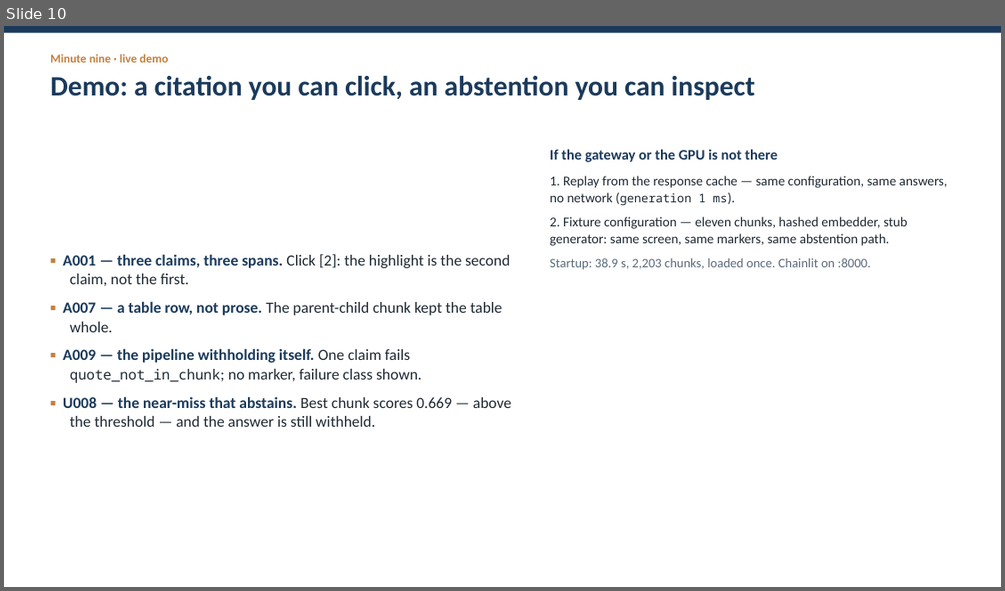
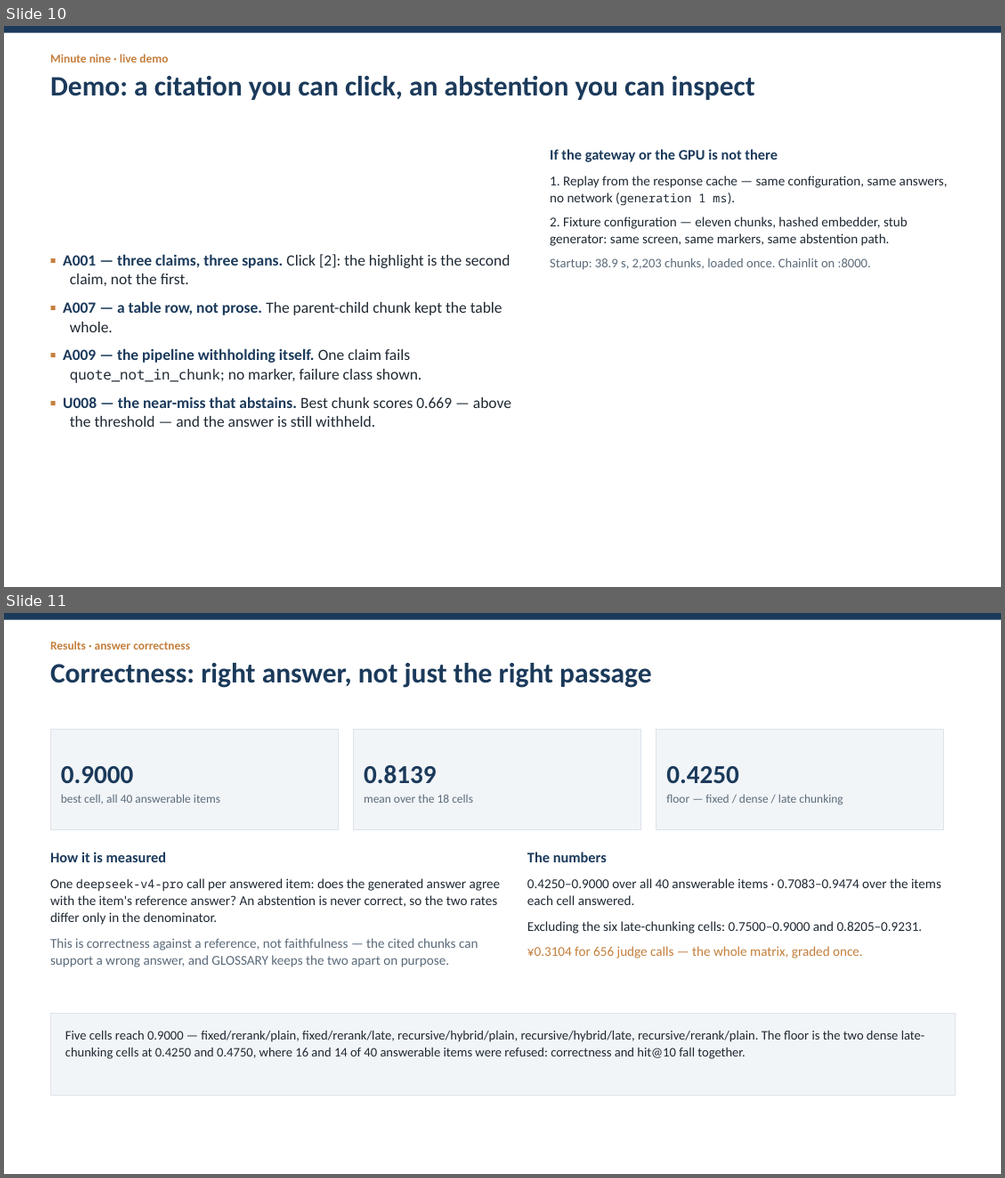
Before and after one commit to JHB11Hinson/cs5481-topic5-rag, a slide deck: reports/slides.pptx. Shown one above the other, each under a label of ours: slide 10 before the commit, slides 10 and 11 after it. The pictures are 1005x591 and 1005x1178 pixels, drawn with LibreOffice and Linux fonts; fonts in the diff are those of the drawing. Boxes give left, top, right and bottom in pixels: in the first picture for what was removed or moved away, otherwise in the second. Text is boxed around its words. In the diff, an @@ line names an element or a change of style, - is before the commit and + after.

Commit message:
report(ticket 17): final numbers pass — eighteen cells, chunking, correctness, corrected costs

```diff
--- a/reports/slides.pptx
+++ b/reports/slides.pptx
@@ slide 11 added at box(4, 613, 1001, 1174), background #FFFFFF @@
@@ rectangle added at box(4, 613, 1001, 620), fill #1B3A5B @@
@@ text added at box(50, 641, 652, 688), 27 pt, text #1B3A5B, bold @@
+Results · answer correctness
+Correctness: right answer, not just the right passage
@@ rectangle added at box(50, 729, 339, 830), fill #F2F5F8, outline #DDE3E9 0.75 pt, 11.5 pt, text #5B6B7A @@
+0.9000
+best cell, all 40 answerable items
@@ rectangle added at box(353, 729, 641, 830), fill #F2F5F8, outline #DDE3E9 0.75 pt, 11.5 pt, text #5B6B7A @@
+0.8139
+mean over the 18 cells
@@ rectangle added at box(656, 729, 944, 830), fill #F2F5F8, outline #DDE3E9 0.75 pt, 11.5 pt, text #5B6B7A @@
+0.4250
+floor — fixed / dense / late chunking
@@ text added at box(50, 852, 501, 967), 13 pt, text #1F2933 @@
+How it is measured
+One deepseek-v4-pro call per answered item: does the generated answer agree with the item's reference answer? An abstention is never correct, so the two rates differ only in the denominator.
+This is correctness against a reference, not faithfulness — the cited chunks can support a wrong answer, and GLOSSARY keeps the two apart on purpose.
@@ text added at box(527, 852, 941, 958), 13 pt, text #1F2933 @@
+The numbers
+0.4250–0.9000 over all 40 answerable items · 0.7083–0.9474 over the items each cell answered.
+Excluding the six late-chunking cells: 0.7500–0.9000 and 0.8205–0.9231.
+¥0.3104 for 656 judge calls — the whole matrix, graded once.
@@ rectangle added at box(50, 1013, 955, 1095), fill #F2F5F8, outline #DDE3E9 0.75 pt @@
@@ text added at box(65, 1030, 925, 1059), 12.5 pt, text #1F2933 @@
+Five cells reach 0.9000 — fixed/rerank/plain, fixed/rerank/late, recursive/hybrid/plain, recursive/hybrid/late, recursive/rerank/plain. The floor is the two dense late-chunking cells at 0.4250 and 0.4750, where 16 and 14 of 40 answerable items were refused: correctness and hit@10 fall together.
```
Also in this commit, not shown: 9 slides changed, 3 other slides added, 3 slides removed, 16 other files.
